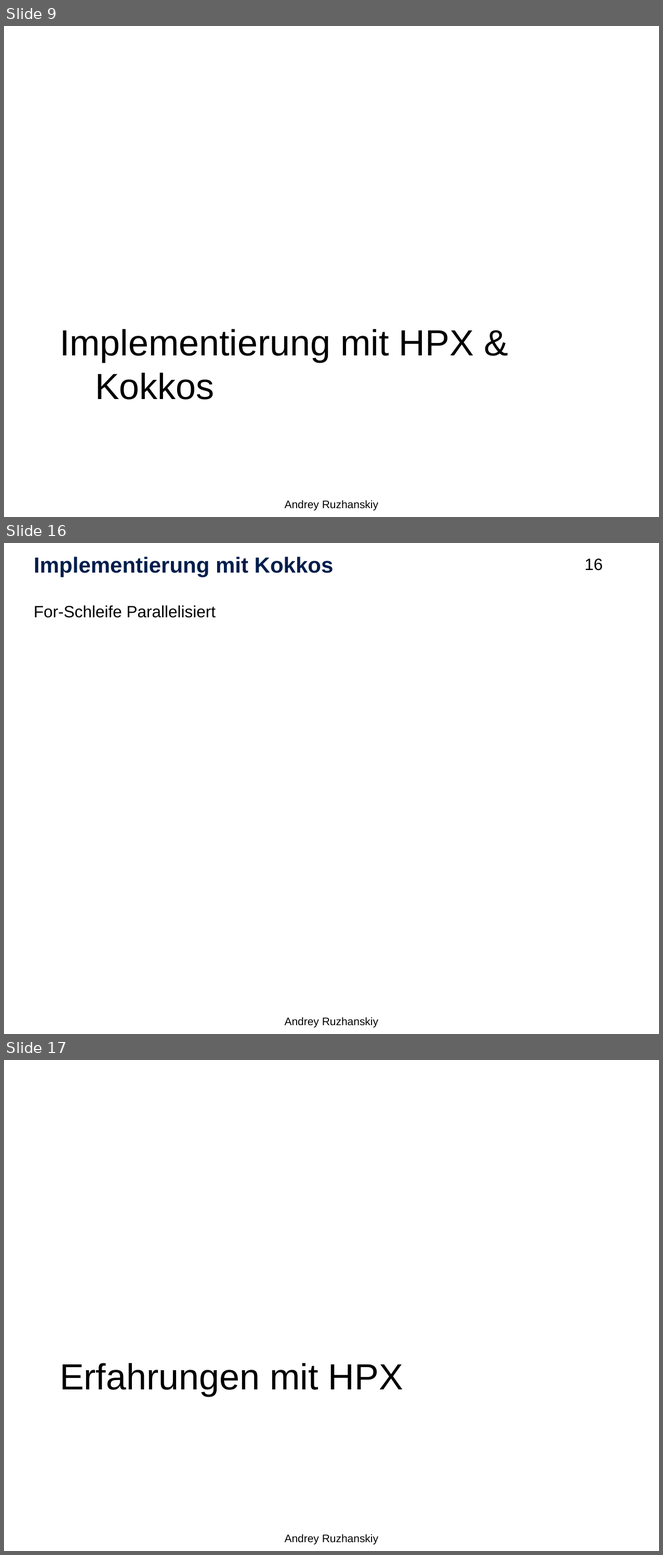
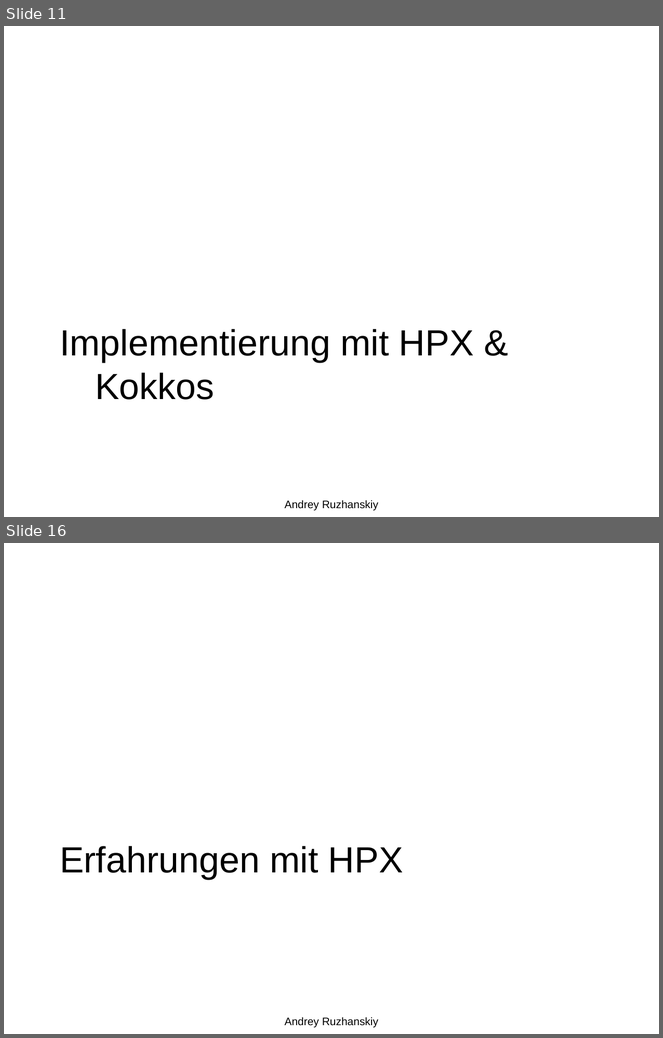
Before and after one commit to Setahero/HPC_Kokkos_HS, a slide deck: Hauptseminar HPC.pptx. Shown one above the other, each under a label of ours: slides 9, 16 and 17 before the commit, slides 11 and 16 after it; the slides between them are not shown. The pictures are 663x1555 and 663x1038 pixels, drawn with LibreOffice and Linux fonts; fonts in the diff are those of the drawing; background and template pictures are left out. Boxes give left, top, right and bottom in pixels: in the first picture for what was removed or moved away, otherwise in the second. Text is boxed around its words. In the diff, an @@ line names an element or a change of style, - is before the commit and + after.

```diff
--- a/Hauptseminar HPC.pptx
+++ b/Hauptseminar HPC.pptx
@@ slide 16 removed at box(4, 543, 659, 1034), background picture (left out) @@
@@ title removed at box(34, 557, 334, 577) @@
-Implementierung mit Kokkos
@@ page number removed at box(585, 559, 603, 571) @@
-16
@@ text removed at box(34, 605, 216, 618) @@
-For-Schleife Parallelisiert
@@ text removed at box(285, 1017, 378, 1028) @@
-Andrey Ruzhanskiy
@@ what was slide 9 is now slide 11 @@
@@ what was slide 17 is now slide 16 @@
```
Also in this commit, not shown: 11 slides changed, 2 slides added, 2 other slides removed.
